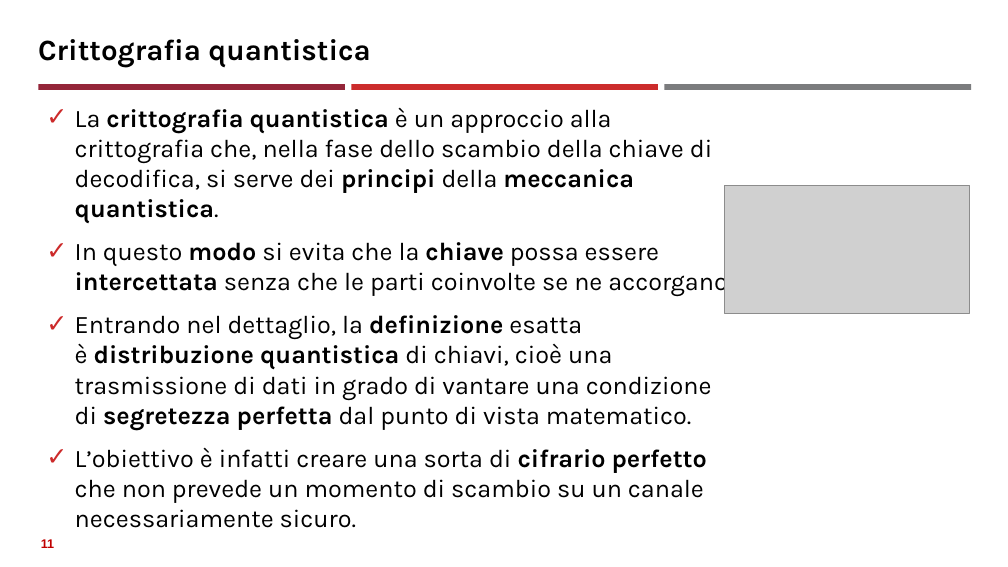
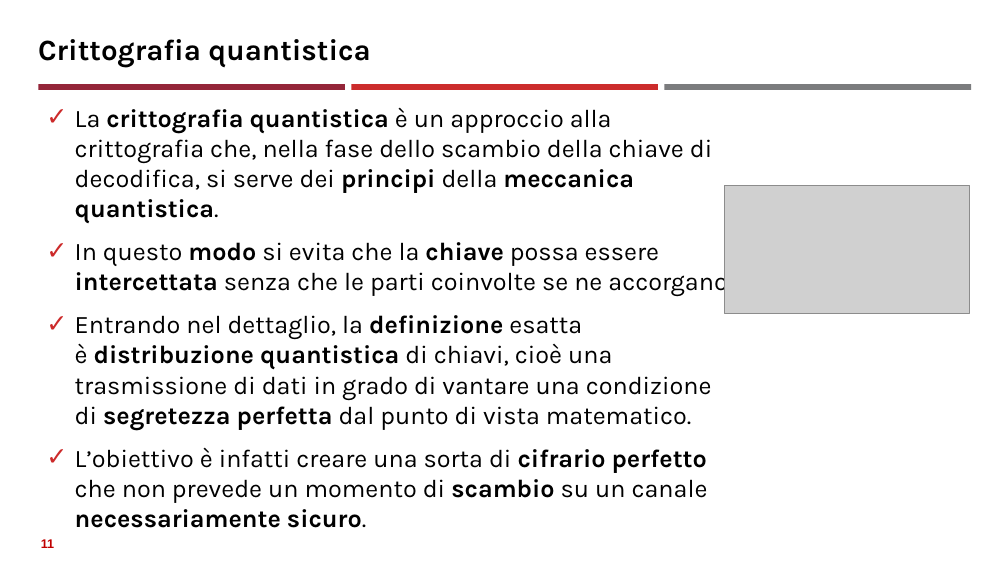
Before and after one commit to neural1977/data_science_interview_material, a slide deck: slide 11 of Assicurazioni/Tecniche crittografiche_ita.pptx. Drawn at 1008x567 pixels with LibreOffice and Linux fonts; fonts in the diff are those of the drawing; grey boxes stand for pictures. Boxes give left, top, right and bottom in pixels: in the first picture for what was removed or moved away, otherwise in the second. Text is boxed around its words. In the diff, an @@ line names an element or a change of style, - is before the commit and + after.

```diff
--- a/Assicurazioni/Tecniche crittografiche_ita.pptx
+++ b/Assicurazioni/Tecniche crittografiche_ita.pptx
@@ text at [75, 448, 708, 528]: bold on in "scambio necessariamente sicuro." @@
```
Also in this commit, not shown: 1 other slide changed, 11 slides added, 1 other file.
